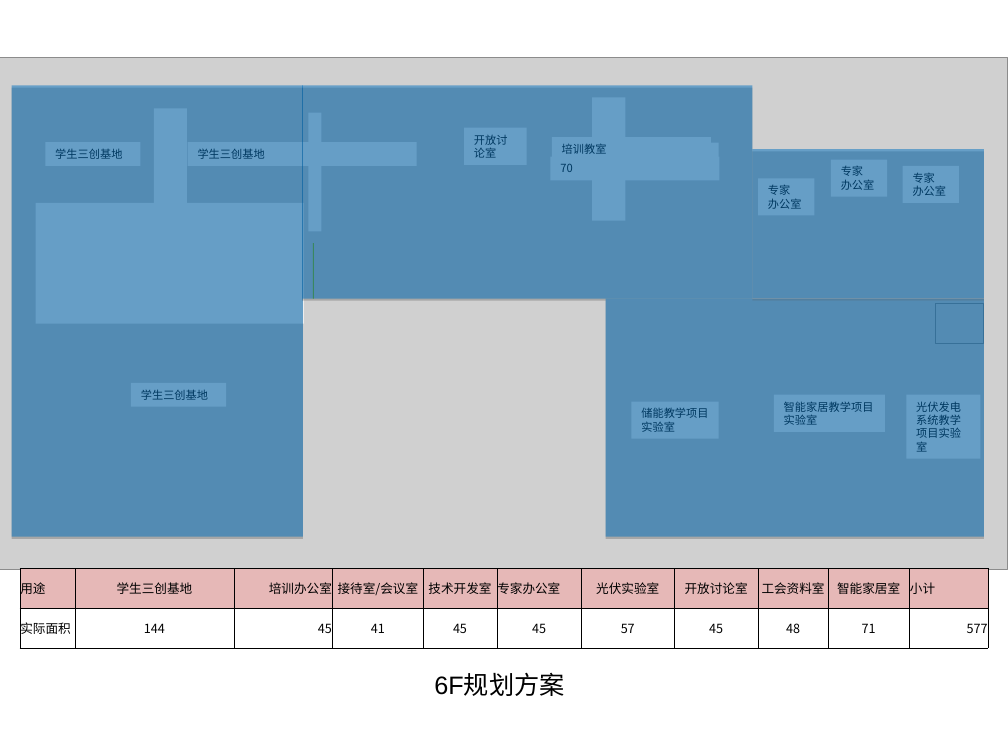
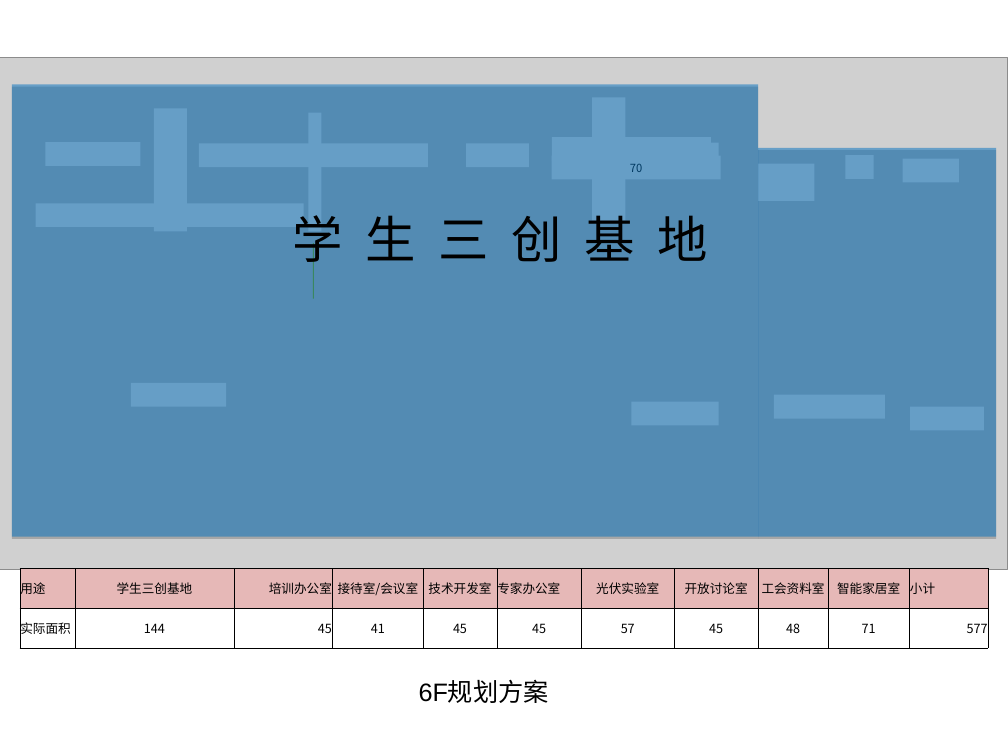
Before and after one commit to woodyme/i.center_my_workzone, a slide deck: slide 4 of 训练中心创客交叉融合空间建设/doc/训练中心搬迁规划草案.ppt (slide 3 before the commit). Drawn at 1008x756 pixels with LibreOffice and Linux fonts; fonts in the diff are those of the drawing; grey boxes stand for pictures. Boxes give left, top, right and bottom in pixels: in the first picture for what was removed or moved away, otherwise in the second. Text is boxed around its words. In the diff, an @@ line names an element or a change of style, - is before the commit and + after.

Commit message:
update 中心搬迁规划草案 by 双寿等

```diff
--- a/训练中心创客交叉融合空间建设/doc/训练中心搬迁规划草案.ppt
+++ b/训练中心创客交叉融合空间建设/doc/训练中心搬迁规划草案.ppt
@@ rectangle: place and size @@
-rectangle at (12, 86, 303, 537)
+rectangle at (12, 85, 758, 537)
@@ rectangle removed at (302, 86, 753, 298) @@
@@ text in rectangle at (55, 149, 122, 159): text removed @@
-学生三创基地
@@ rectangle removed at (187, 142, 416, 166) @@
-学生三创基地
@@ rectangle added at (199, 143, 427, 167), fill #FFFFFF @@
@@ rectangle removed at (464, 128, 526, 165) @@
-开放讨论室
@@ rectangle added at (467, 143, 529, 167), fill #FFFFFF @@
@@ text in rectangle at (562, 144, 607, 154): text removed @@
-培训教室
@@ rectangle: place and size @@
-rectangle at (753, 149, 985, 298)
+rectangle at (758, 148, 996, 537)
@@ rectangle "70" at (551, 156, 721, 180): alignment left to centre @@
@@ rectangle removed at (758, 178, 814, 216) @@
-专家
-办公室
@@ rectangle added at (758, 163, 814, 201), fill #FFFFFF @@
@@ rectangle removed at (831, 159, 887, 197) @@
-专家
-办公室
@@ rectangle added at (846, 155, 874, 179), fill #FFFFFF @@
@@ rectangle removed at (902, 166, 959, 204) @@
-专家
-办公室
@@ rectangle added at (902, 158, 959, 182), fill #FFFFFF @@
@@ rectangle: place and size @@
-rectangle at (35, 203, 303, 324)
+rectangle at (35, 204, 303, 227)
@@ text "学 生 三 创 基 ...": place and size @@
-text "学 生 三 创 基 ..." at (131, 383, 226, 407)
+text "学 生 三 创 基 ..." at (292, 215, 707, 271)
@@ text "学 生 三 创 基 ..." at (292, 215, 707, 271): fill #FFFFFF to none @@
@@ text at (292, 215, 707, 271): text changed; size 8 to 36 pt; font Noto Sans CJK SC to Arial @@
-学生三创基地
+学 生 三 创 基 地
@@ rectangle removed at (606, 298, 984, 536) @@
@@ picture removed at (935, 303, 984, 344) @@
@@ rectangle added at (131, 383, 226, 407), fill #FFFFFF @@
@@ rectangle removed at (631, 401, 719, 438) @@
-储能教学项目实验室
@@ rectangle added at (631, 401, 719, 425), fill #FFFFFF @@
@@ rectangle removed at (774, 395, 885, 432) @@
-智能家居教学项目实验室
@@ rectangle added at (774, 395, 885, 419), fill #FFFFFF @@
@@ rectangle removed at (906, 395, 980, 460) @@
-光伏发电系统教学项目实验室
@@ rectangle added at (910, 406, 984, 430), fill #FFFFFF @@
@@ text "6F规划方案": place and size @@
-text "6F规划方案" at (434, 673, 564, 696)
+text "6F规划方案" at (419, 680, 549, 703)
```
Also in this commit, not shown: 8 other slides changed, 5 slides added, 1 slide removed.
